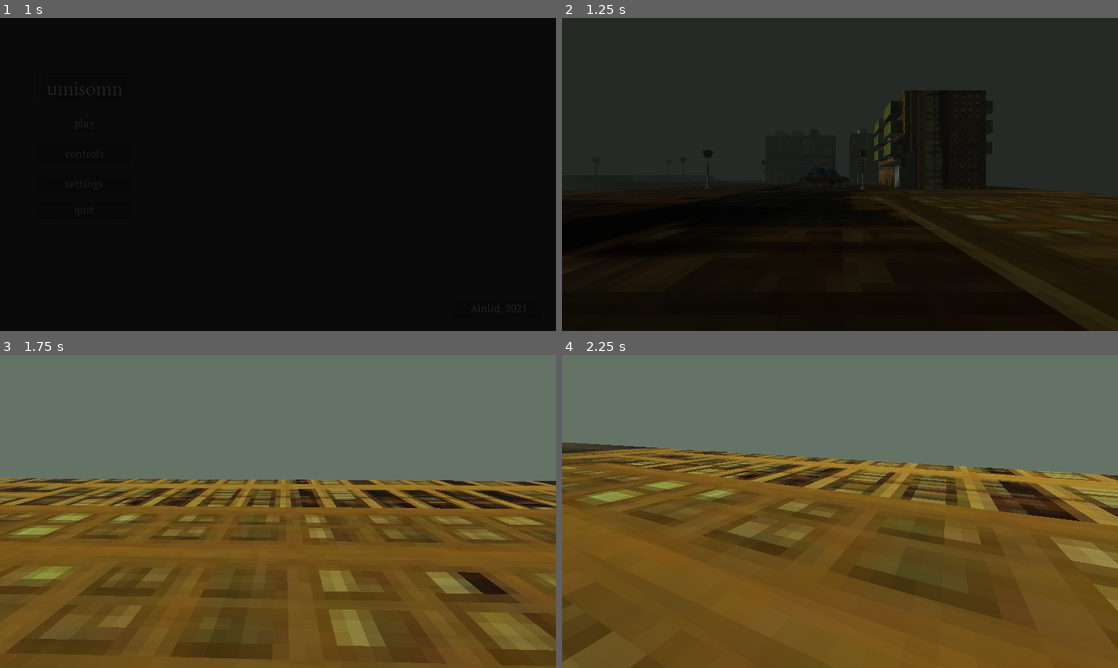
Above: before the commit, frames 1-4 (two rows, left to right).
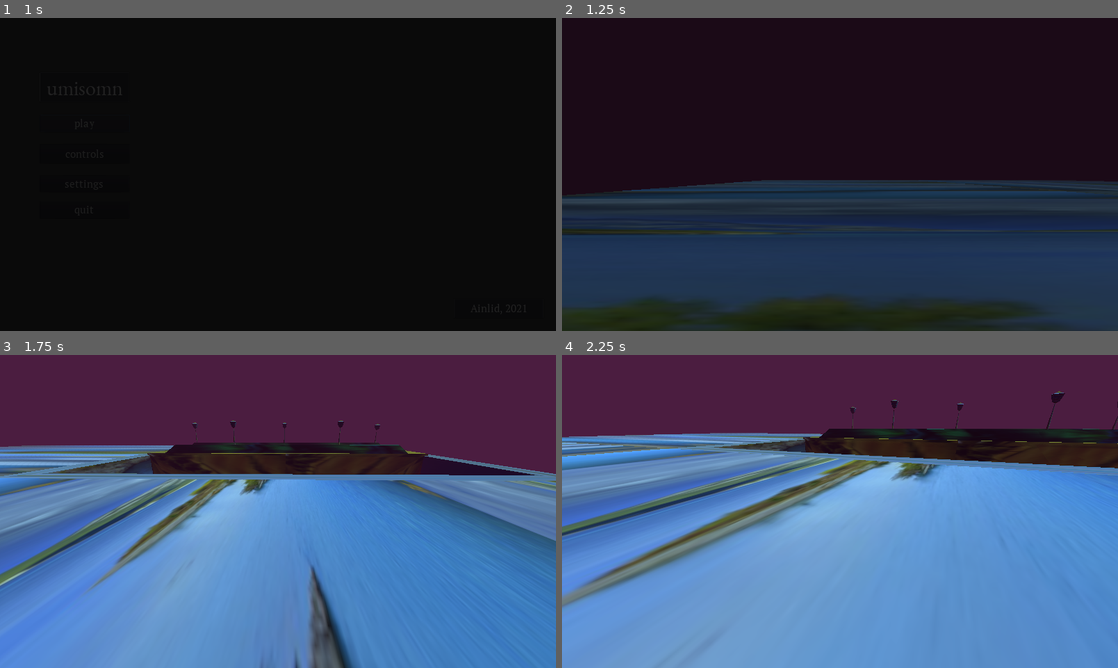
Above: after the commit, the same moments.

Repository: Ainlid/dd2
Game: Godot game, scene res://interface/main_menu/main_menu.tscn
Same seed, same stepped clock (60 frames per second), same inputs: the game is played once before the commit and once after it.
Inputs (mouse positions are in pixels of both pictures, inside the frame that each line leads up to):
- Up to frame 1 (1 s): click "play" at 0.5 s
- Up to frame 2 (1.25 s): no input
- Up to frame 3 (1.75 s): move the mouse to (305, 511) at 1.27 s; hold W (move_forward) from 1.28 s (still down); hold Shift (run) from 1.28 s (still down); tap Space (jump) at 1.52 s
- Up to frame 4 (2.25 s): keep holding W (move_forward); move the mouse to (812, 511) at 2.02 s; release Shift (run) at 2.03 s; tap Shift (run) at 2.1 s

Frame 1 is identical in both runs. In frame 2, 89% of the frame differs, in the area x 0-100%, y 0-100%; in frame 3, 100%; in frame 4, 100%.

Commit message:
uvs and piano loops

Diff:
--- a/source/bgm_gen/bgm_gen.gd
+++ b/source/bgm_gen/bgm_gen.gd
@@ -11,5 +11,6 @@
 		var loop = globals.loops[id]
 		players[n].stream = loop
 		var start_point = globals.dream_rng.randf_range(0.0, loop.get_length())
-		players[n].pitch_scale = globals.dream_rng.randf_range(0.8, 1.2)
+		var rand_note = globals.dream_rng.randi_range(-6, 6)
+		players[n].pitch_scale = pow(2.0, rand_note / 12.0)
 		players[n].play(start_point)
--- a/source/dream_gen/dream_gen.gd
+++ b/source/dream_gen/dream_gen.gd
@@ -33,7 +33,9 @@
 		var tex_id = globals.dream_rng.randi()%globals.textures.size()
 		current_mat.albedo_texture = globals.textures[tex_id]
 		current_mat.uv1_offset.x = globals.dream_rng.randf_range(0.0, 1.0)
-		current_mat.uv1_offset.y = globals.dream_rng.randf_range(1.0, 0.0)
+		current_mat.uv1_offset.y = globals.dream_rng.randf_range(0.0, 1.0)
+		current_mat.uv1_scale.x = globals.dream_rng.randf_range(0.1, 2.0)
+		current_mat.uv1_scale.y = globals.dream_rng.randf_range(0.1, 2.0)
 
 func _set_env():
 	var env = world_env.environment
--- a/source/globals/globals.gd
+++ b/source/globals/globals.gd
@@ -1,12 +1,13 @@
 extends Node
 
-const loops = [preload("res://loops/arpeggio1.wav"),
-preload("res://loops/arpeggio2.wav"),
-preload("res://loops/arpeggio3.wav"),
-preload("res://loops/arpeggio4.wav"),
-preload("res://loops/arpeggio5.wav"),
-preload("res://loops/arpeggio6.wav"),
-preload("res://loops/drum1.wav")]
+const loops = [preload("res://loops/piano1.wav"),
+preload("res://loops/piano2.wav"),
+preload("res://loops/piano3.wav"),
+preload("res://loops/piano4.wav"),
+preload("res://loops/piano5.wav"),
+preload("res://loops/piano6.wav"),
+preload("res://loops/piano7.wav"),
+preload("res://loops/piano8.wav")]
 
 const tiles = [preload("res://dream_gen/tiles/flat.tscn"),
 preload("res://dream_gen/tiles/bridge1.tscn"),
@@ -27,9 +28,14 @@
 preload("res://materials/tree1.tres"),
 preload("res://materials/tree2.tres")]
 
-const textures = [preload("res://textures/field.png"),
-preload("res://textures/city.png"),
-preload("res://textures/bridge.png")]
+const textures = [preload("res://textures/nature1.png"),
+preload("res://textures/nature2.png"),
+preload("res://textures/nature3.png"),
+preload("res://textures/nature4.png"),
+preload("res://textures/nature5.png"),
+preload("res://textures/nature6.png"),
+preload("res://textures/nature7.png"),
+preload("res://textures/nature8.png")]
 
 var dream_rng
 
Not shown, changed: source/assets/bridge/bridge.obj
Not shown, changed: source/assets/car/car.obj
Not shown, changed: source/assets/floor/floor.obj
Not shown, changed: source/assets/house/house.obj
Not shown, changed: source/assets/street_lamp/street_lamp.obj
Not shown, changed: source/assets/tile_empty/tile_empty.obj
Not shown, changed: source/assets/tile_flat/tile_flat.obj
Not shown, changed: source/assets/tree/tree.obj
Not shown, removed: source/loops/arpeggio1.wav.import
Not shown, removed: source/loops/arpeggio2.wav.import
Not shown, removed: source/loops/arpeggio3.wav.import
Not shown, removed: source/loops/arpeggio4.wav.import
(and 63 more such lines)
